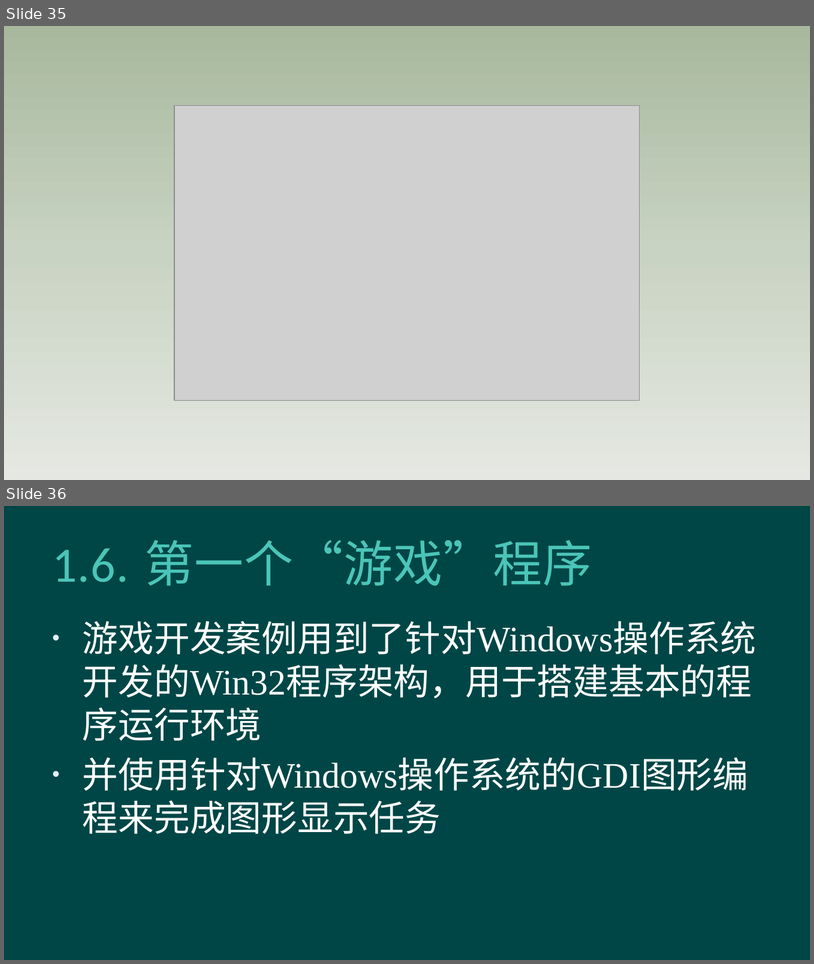
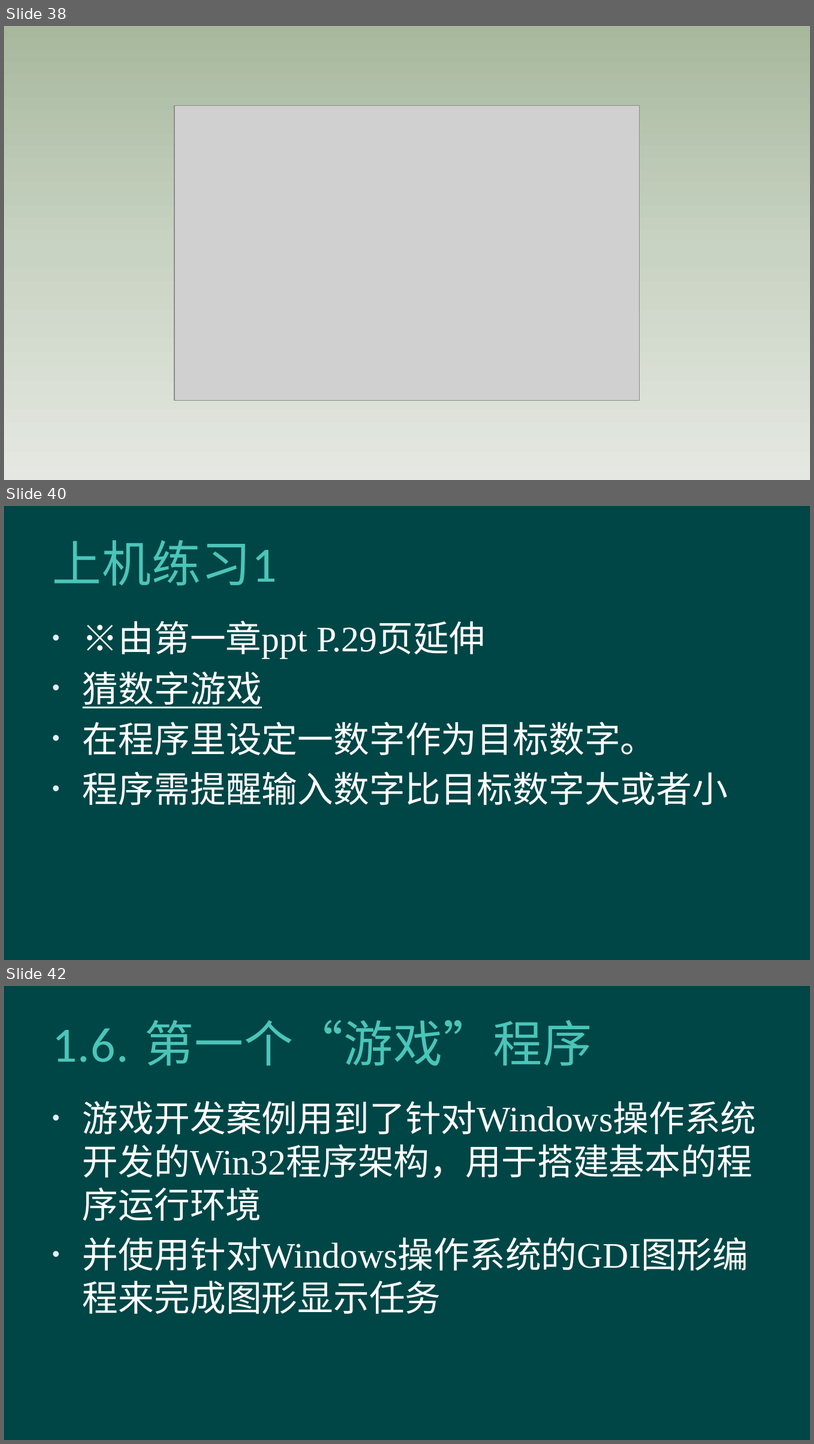
Before and after one commit to hanhonglei/Course_BasicGameProgramming, a slide deck: 第1章 程序设计概述/第1章 程序设计概述.pptx. Shown one above the other, each under a label of ours: slides 35 and 36 before the commit, slides 38, 40 and 42 after it; the slides between them are not shown. The pictures are 814x964 and 814x1444 pixels, drawn with LibreOffice and Linux fonts; fonts in the diff are those of the drawing; grey boxes stand for pictures; background and template pictures are left out. Boxes give left, top, right and bottom in pixels: in the first picture for what was removed or moved away, otherwise in the second. Text is boxed around its words. In the diff, an @@ line names an element or a change of style, - is before the commit and + after.

```diff
--- a/第1章 程序设计概述/第1章 程序设计概述.pptx
+++ b/第1章 程序设计概述/第1章 程序设计概述.pptx
@@ slide 40 added at box(4, 506, 810, 960), background #004646 @@
@@ title added at box(52, 540, 276, 586), 44 pt, text #4BC5B9 @@
+上机练习1
@@ text added at box(83, 621, 728, 805), 32 pt, text #FFFFFF @@
+• ※由第一章ppt P.29页延伸
+• 猜数字游戏
+• 在程序里设定一数字作为目标数字。
+• 程序需提醒输入数字比目标数字大或者小
@@ what was slide 35 is now slide 38 @@
@@ what was slide 36 is now slide 42 @@
```
Also in this commit, not shown: 1 slide changed, 6 other slides added, 1 other file.
